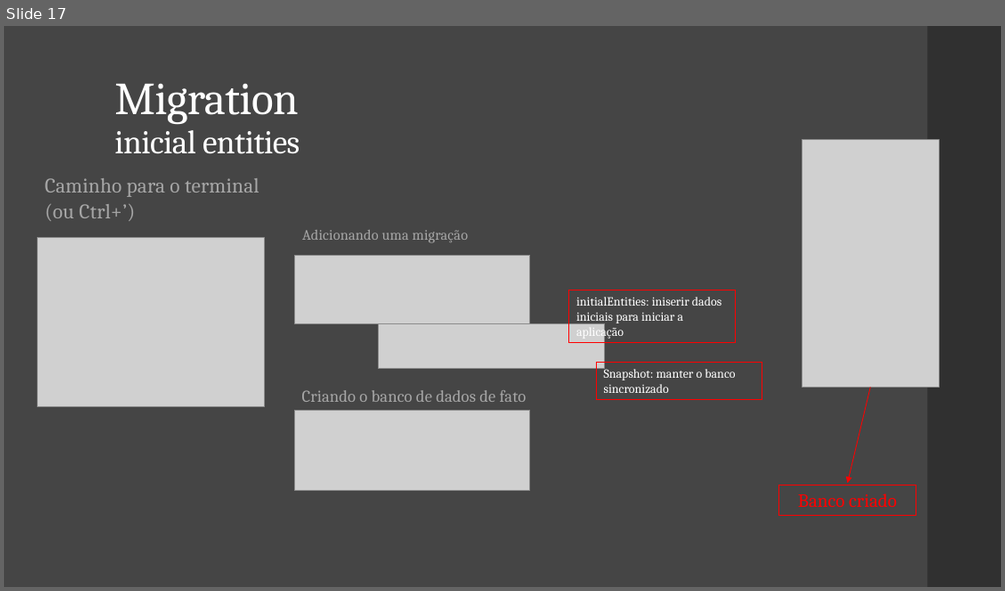
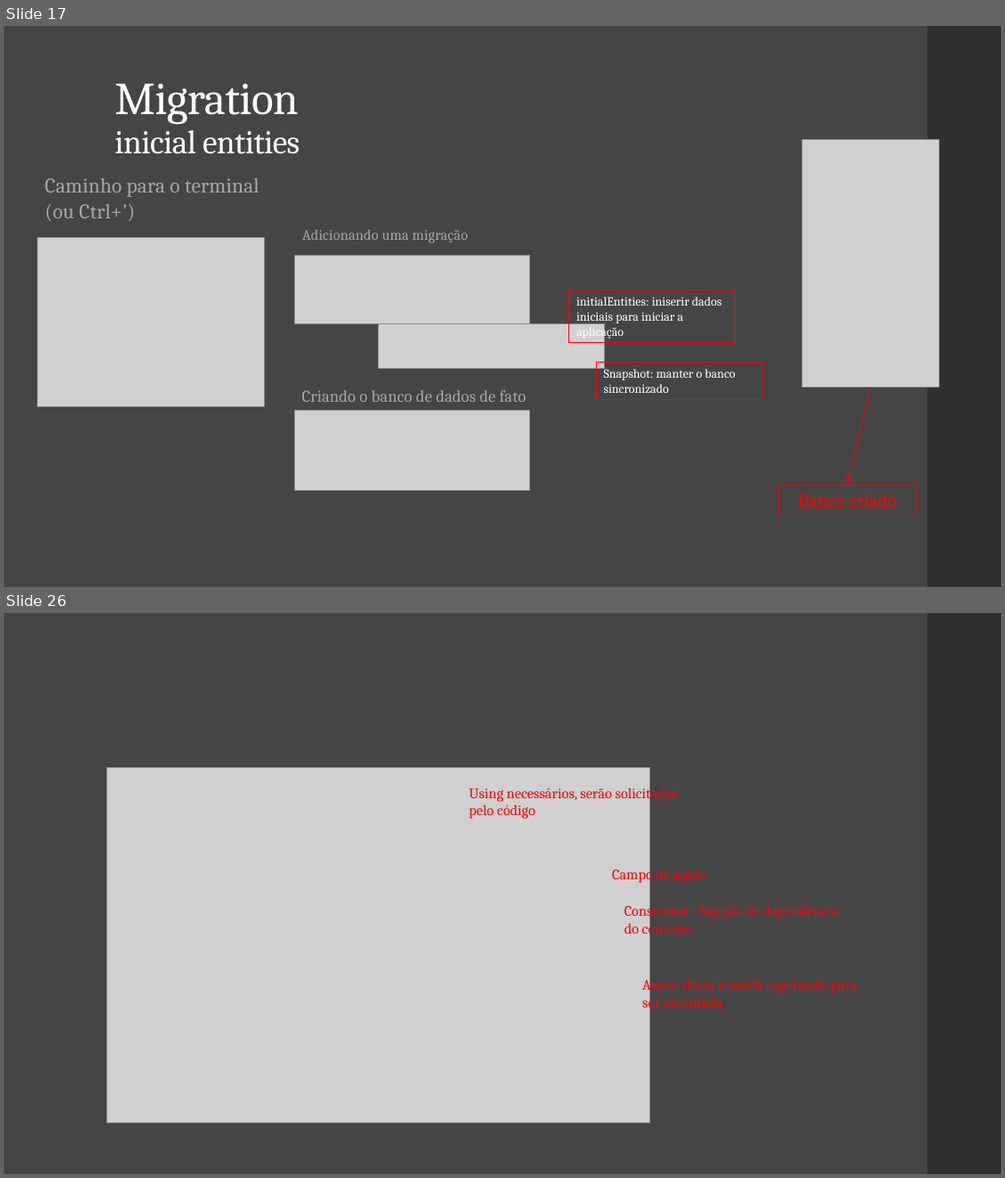
Before and after one commit to Filipe-Alexandre/TIPI04, a slide deck: aulas/saida-02-Back-end/Csharp/DocumentacaoMVC.pptx. Shown one above the other, each under a label of ours: slide 17 before the commit, slides 17 and 26 after it; the slides between them are not shown. The pictures are 1005x591 and 1005x1178 pixels, drawn with LibreOffice and Linux fonts; fonts in the diff are those of the drawing; grey boxes stand for pictures. Boxes give left, top, right and bottom in pixels: in the first picture for what was removed or moved away, otherwise in the second. Text is boxed around its words. In the diff, an @@ line names an element or a change of style, - is before the commit and + after.

```diff
--- a/aulas/saida-02-Back-end/Csharp/DocumentacaoMVC.pptx
+++ b/aulas/saida-02-Back-end/Csharp/DocumentacaoMVC.pptx
@@ slide 26 added at [4,613,1001,1174], background #454545; not listed: 1 template element that a slide beside it also shows @@
@@ picture added at [107,767,650,1123] @@
@@ text added at [469,785,678,819], 14 pt, text #FF0000 @@
+Using necessários, serão solicitados pelo código
@@ text added at [612,866,705,883], 14 pt, text #FF0000 @@
+Campo de apoio
@@ text added at [624,903,838,937], 14 pt, text #FF0000 @@
+Construtor - Injeção de dependência do contexto
@@ text added at [642,977,858,1011], 14 pt, text #FF0000 @@
+Await: deixa a tarefa esperando para ser executada
```
Also in this commit, not shown: 12 other slides added.
